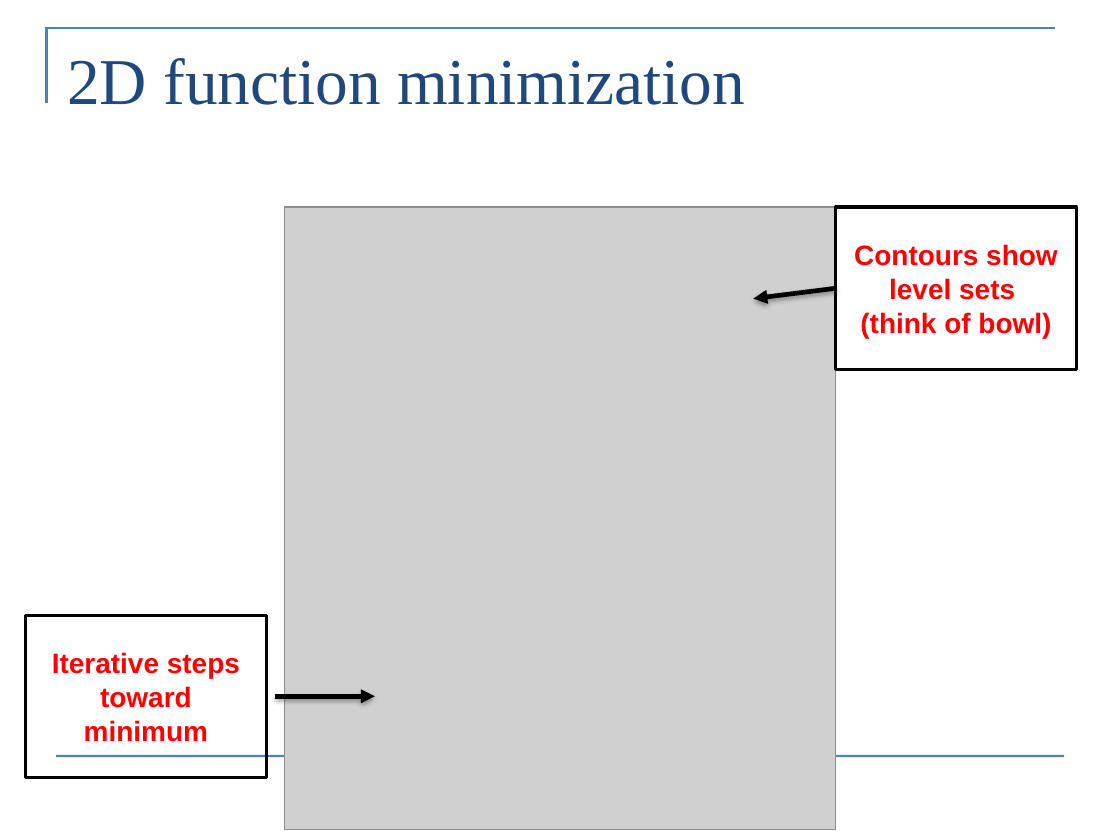
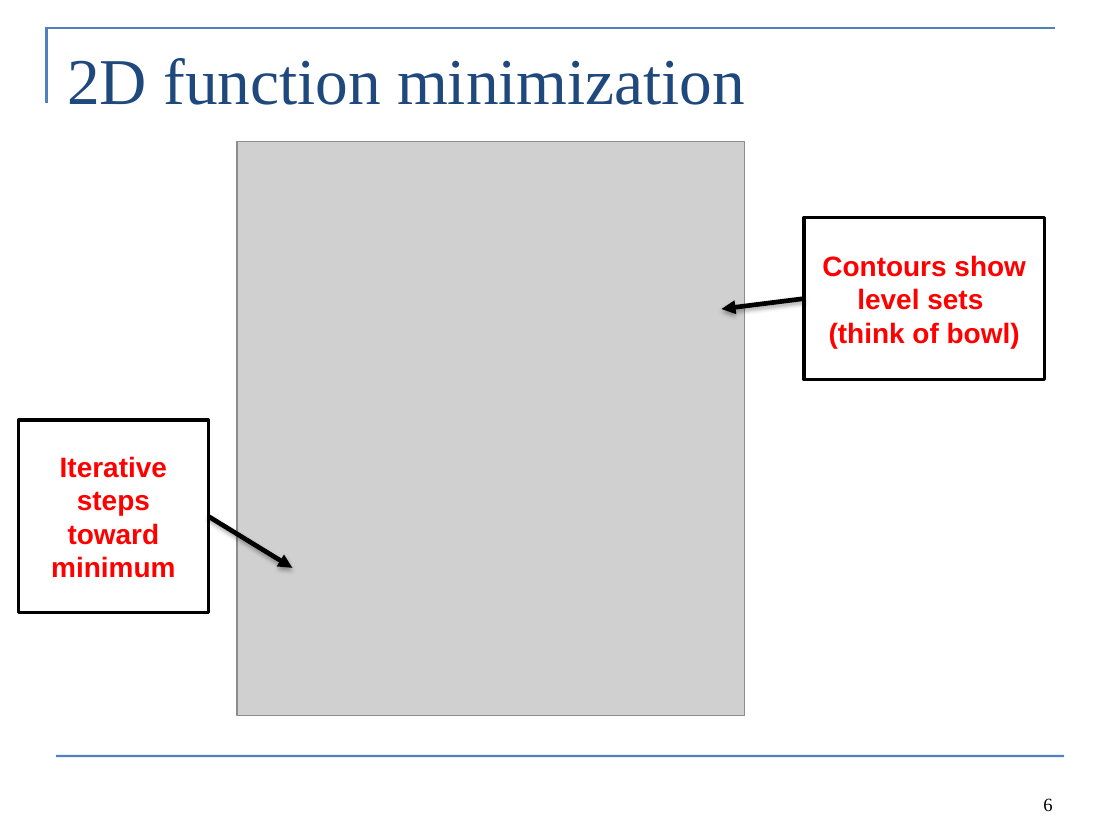
Before and after one commit to colemonnahan/tmb_workshop, a slide deck: slide 6 of day1/lecture1_maximum_likelihood.pptx (slide 4 before the commit). Drawn at 1120x840 pixels with LibreOffice and Linux fonts; fonts in the diff are those of the drawing; grey boxes stand for pictures. Boxes give left, top, right and bottom in pixels: in the first picture for what was removed or moved away, otherwise in the second. Text is boxed around its words. In the diff, an @@ line names an element or a change of style, - is before the commit and + after.

```diff
--- a/day1/lecture1_maximum_likelihood.pptx
+++ b/day1/lecture1_maximum_likelihood.pptx
@@ picture: place and size @@
-picture at [284, 207, 837, 830]
+picture at [237, 142, 745, 716]
@@ rectangle "Contours show level sets": place and size @@
-rectangle "Contours show level sets" at [836, 207, 1076, 370]
+rectangle "Contours show level sets" at [804, 217, 1045, 380]
@@ arrow moved from (836, 288) - (754, 299) to (804, 299) - (721, 309) @@
@@ rectangle "Iterative steps toward minimum": place and size @@
-rectangle "Iterative steps toward minimum" at [26, 615, 267, 777]
+rectangle "Iterative steps toward minimum" at [18, 420, 208, 613]
@@ arrow moved from (276, 697) - (375, 697) to (208, 516) - (292, 568) @@
@@ page number added at [1043, 798, 1052, 812], 12 pt, text #000000 @@
+6
```
Also in this commit, not shown: 16 other slides changed, 3 slides added, 12 other files.
